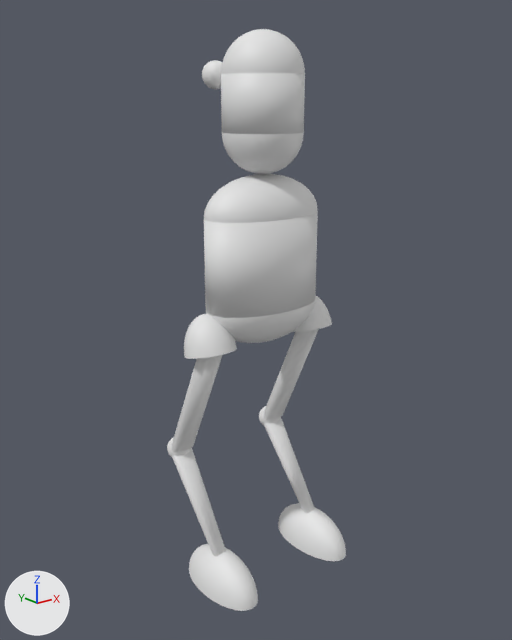
What one commit did to the glTF model sandboxing/NewArmature/NewArmature.glb.
The view is the same before and after, from a camera (50 mm lens) standing at (-3.39, -4.16, 3.54) and looking at (-0.01, 0.06, 1.85). Every picture has the same lights, and +X, +Y and +Z are marked at lower left. Where no turn or scale is listed for an object, it has been applied to the vertices. Vertices at the same position are counted once.

The first picture shows 'BodyLower', 'BodyMiddle', 'BodyUpper', 'LowerHead', 'Middle', 'UpperHead', 'chest.l', 'chest.r', 'eye.l', 'footbody.l', 'footbody.r', 'kneebody.l', 'kneebody.r', 'lowerleg.l', 'lowerleg.r', 'thigh.l', 'thigh.r'.
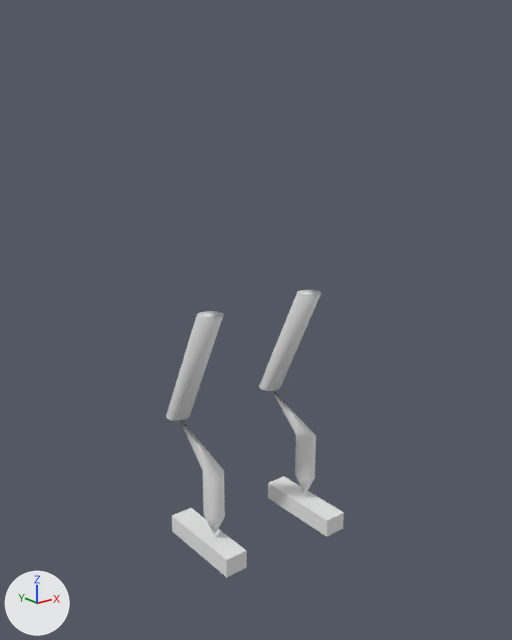
The edits, one by one:
me_sphere_014 is used by ob_footbody_l; location (-0.5, -0.1, -0.3); scale (0.2, 0.4, 0.3).
me_sphere_014 had 257 vertices, 480 faces and spanned x -1.0..1.0, y -1.0..1.0, z 0.0..1.0.
me_sphere_014 now has 8 vertices, 12 faces and spans x -1.0..1.0, y -1.0..1.0, z -1.0..1.0.
me_sphere_014 part 2: the whole mesh is rebuilt.
me_sphere_013 is used by ob_footbody_r; location (0.5, -0.1, -0.3); scale (0.2, 0.4, 0.3).
me_sphere_013 had 257 vertices, 480 faces and spanned x -1.0..1.0, y -1.0..1.0, z 0.0..1.0.
me_sphere_013 now has 8 vertices, 12 faces and spans x -1.0..1.0, y -1.0..1.0, z -1.0..1.0.
me_sphere_013 part 1: the whole mesh is rebuilt.
Mesh me_cylinder_005 is new.
It has 64 vertices, 124 faces and spans x -0.1..0.1, y -0.6..0.1, z -1.0..0.0.
Mesh me_cylinder_1 is new.
It has 98 vertices, 192 faces and spans x -0.079..0.079, y -0.1..0.5, z 0.1..1.0.
Mesh me_cylinder_004 is new.
It has 64 vertices, 124 faces and spans x -0.1..0.1, y -0.6..0.1, z -1.0..0.0.
Mesh me_cylinder_001_1 is new.
It has 98 vertices, 192 faces and spans x -0.079..0.079, y -0.1..0.5, z 0.1..1.0.
Object 'lowerleg.l' (ob_lowerleg_l) is deleted.
Object 'chest.r' (ob_chest_r) is deleted.
Object 'kneebody.l' (ob_kneebody_l) is deleted.
Object 'thigh.r' (ob_thigh_r) is deleted.
Object 'lowerleg.r' (ob_lowerleg_r) is deleted.
Object 'chest.l' (ob_chest_l) is deleted.
Object 'kneebody.r' (ob_kneebody_r) is deleted.
Object 'thigh.l' (ob_thigh_l) is deleted.
Object 'Middle' (ob_middle) is deleted.
Object 'eye.l' (ob_eye_l) is deleted.
Object 'LowerHead' (ob_lowerhead) is deleted.
Object 'UpperHead' (ob_upperhead) is deleted.
Object 'BodyMiddle' (ob_bodymiddle) is deleted.
Object 'BodyLower' (ob_bodylower) is deleted.
Object 'BodyUpper' (ob_bodyupper) is deleted.
Object 'footbody.l' (ob_footbody_l) moves from (-0.5, -0.1, -0.3) to (0.5, 0.0, 0.0).
Object 'footbody.l' (ob_footbody_l) is rescaled from (0.2, 0.4, 0.3) to (0.1, 0.4, 0.08).
Object 'footbody.r' (ob_footbody_r) moves from (0.5, -0.1, -0.3) to (-0.5, 0.1, 0.0).
Object 'footbody.r' (ob_footbody_r) is rescaled from (0.2, 0.4, 0.3) to (0.1, 0.4, 0.08).
Object 'Cylinder.003' (ob_cylinder_003) is new; it shows me_cylinder_005.
Its location is (0.5, 0.5, 2.0).
Object 'Cylinder' (ob_cylinder) is new; it shows me_cylinder_1.
Its location is (0.5, 0.0, 0.0).
Object 'Cylinder.002' (ob_cylinder_002) is new; it shows me_cylinder_004.
Its location is (-0.5, 0.5, 2.0).
Object 'Cylinder.001' (ob_cylinder_001) is new; it shows me_cylinder_001_1.
Its location is (-0.5, 0.0, 0.0).

Pixel boxes [x1, y1, x2, y2] of what changed, in the pictures (512 x 640 px):
'BodyMiddle', deleted: before [204, 212, 318, 318]
'footbody.l', reshaped, moved, rescaled (10% wider, 9% shorter): before [189, 544, 258, 611]; after [268, 476, 344, 537]
'footbody.r', reshaped, moved, rescaled (10% wider, 19% taller): before [278, 503, 346, 561]; after [172, 508, 247, 577]
'Middle', deleted: before [221, 73, 305, 134]
'BodyUpper', deleted: before [204, 174, 318, 223]
'UpperHead', deleted: before [221, 29, 305, 74]
'Cylinder.002', added: after [166, 311, 224, 421]
'LowerHead', deleted: before [222, 133, 304, 174]
'Cylinder.003', added: after [259, 290, 321, 391]
'thigh.r', deleted: before [172, 355, 222, 452]
'BodyLower', deleted: before [206, 300, 315, 343]
'lowerleg.l', deleted: before [172, 448, 226, 556]
'thigh.l', deleted: before [264, 329, 319, 419]
'Cylinder.001', added: after [180, 420, 225, 536]
'chest.r', deleted: before [184, 314, 237, 359]
'Cylinder', added: after [272, 391, 316, 495]
'lowerleg.r', deleted: before [264, 417, 315, 514]
'chest.l', deleted: before [292, 296, 332, 332]
'eye.l', deleted: before [202, 60, 222, 89]
'kneebody.l', deleted: before [167, 437, 191, 457]
'kneebody.r', deleted: before [259, 406, 280, 425]
